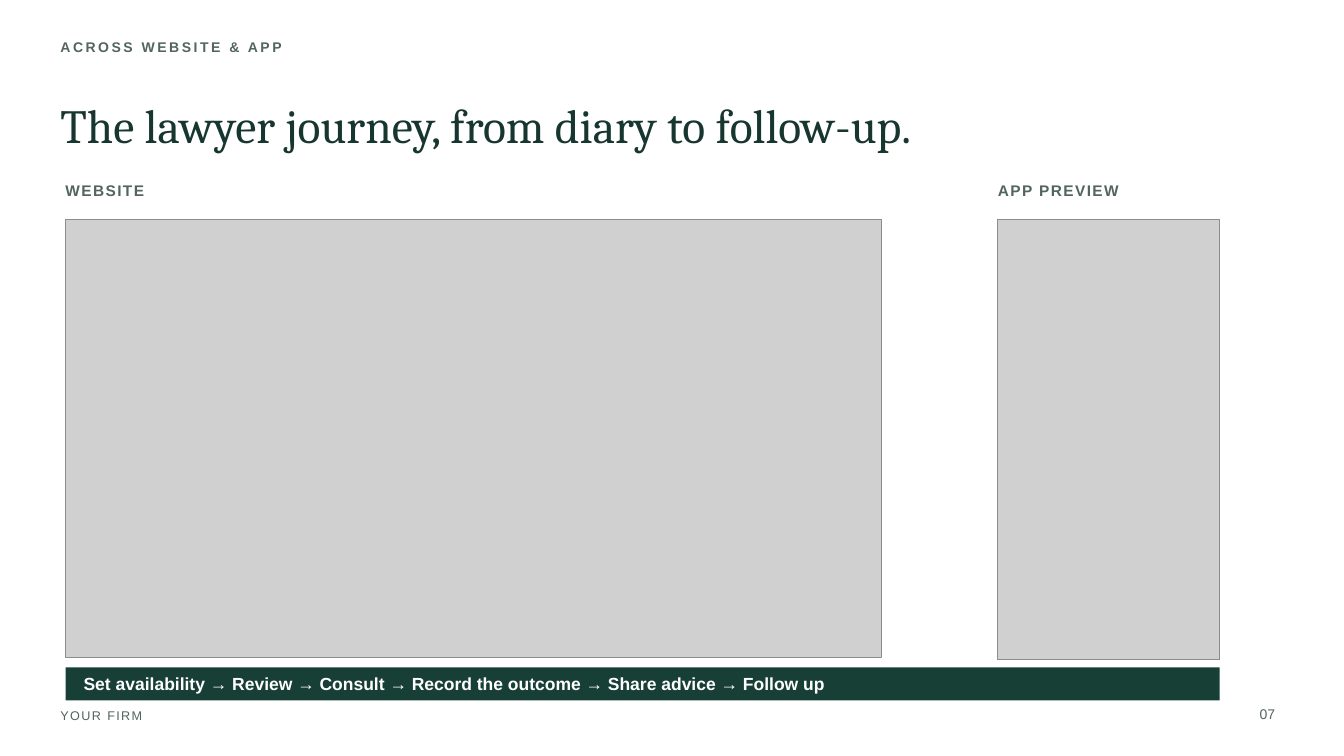
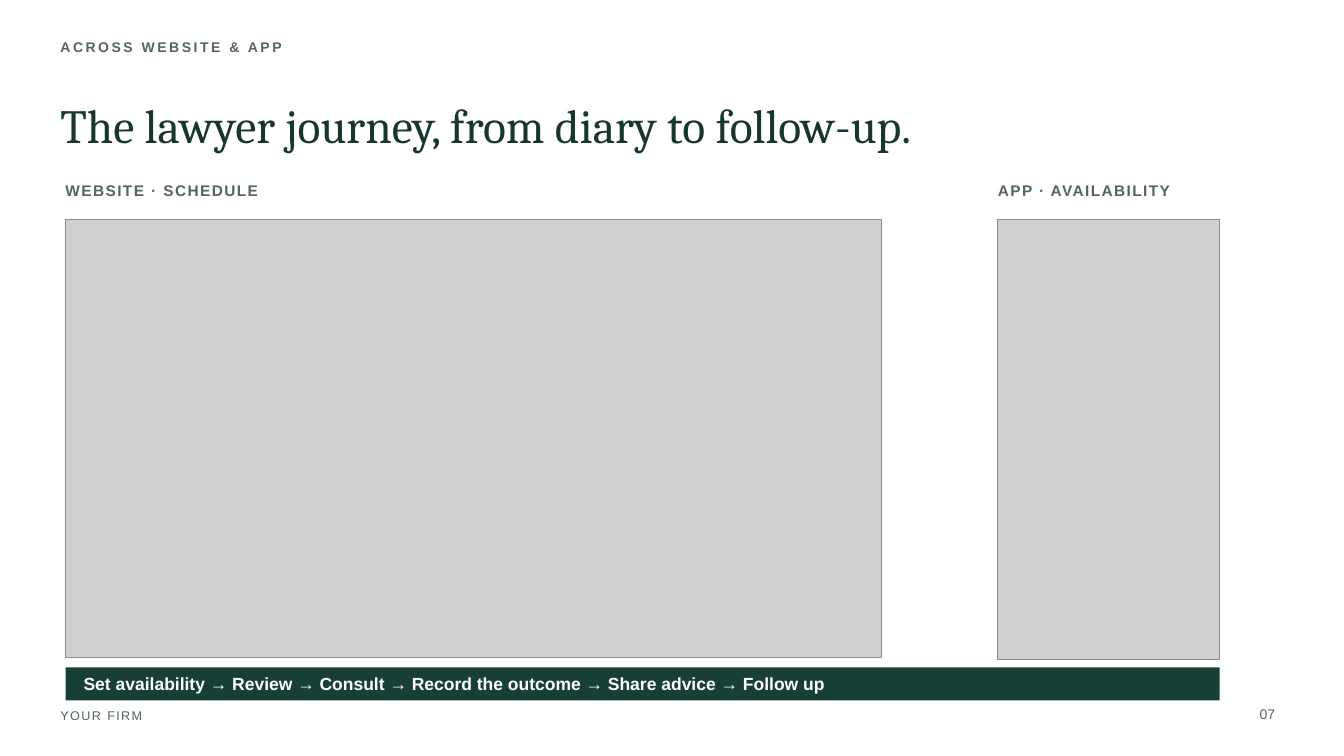
Before and after one commit to ezhilan03/lawyer-app-demo, a slide deck: slide 7 of presentation/Lawyer-Firm-Pitch.pptx. Drawn at 1344x756 pixels with LibreOffice and Linux fonts; fonts in the diff are those of the drawing; grey boxes stand for pictures. Boxes give left, top, right and bottom in pixels: in the first picture for what was removed or moved away, otherwise in the second. Text is boxed around its words. In the diff, an @@ line names an element or a change of style, - is before the commit and + after.

Commit message:
Show distinct website and app pages in role slides

```diff
--- a/presentation/Lawyer-Firm-Pitch.pptx
+++ b/presentation/Lawyer-Firm-Pitch.pptx
@@ text at box(65, 185, 258, 196): text changed @@
-WEBSITE
+WEBSITE · SCHEDULE
@@ text at box(998, 185, 1170, 196): text changed @@
-APP PREVIEW
+APP · AVAILABILITY
```
Also in this commit, not shown: 2 other slides changed, 3 other files.
